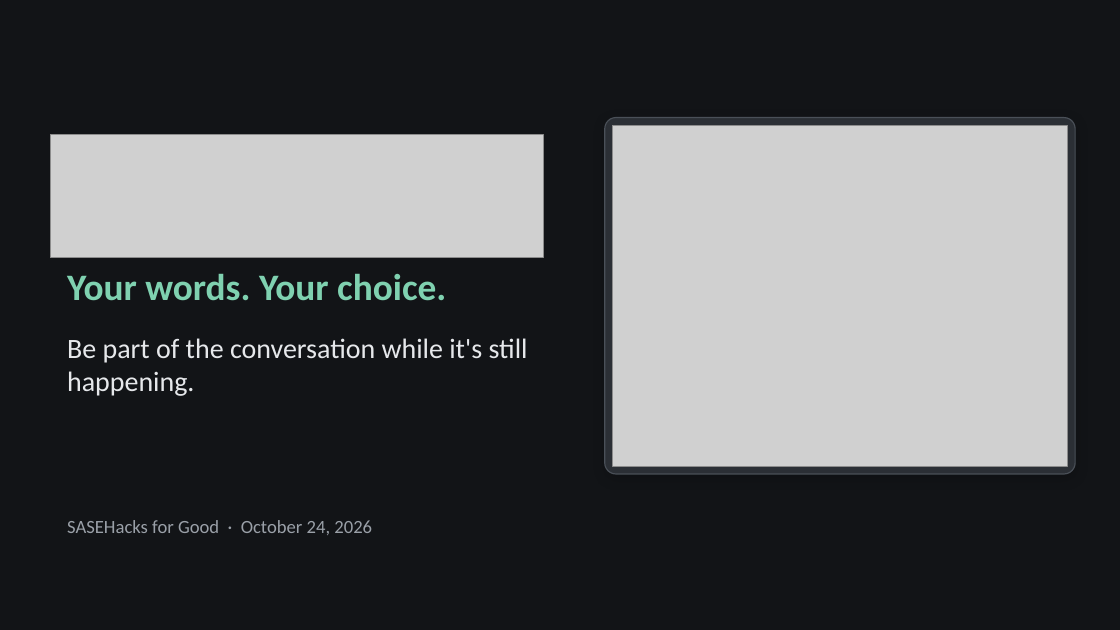
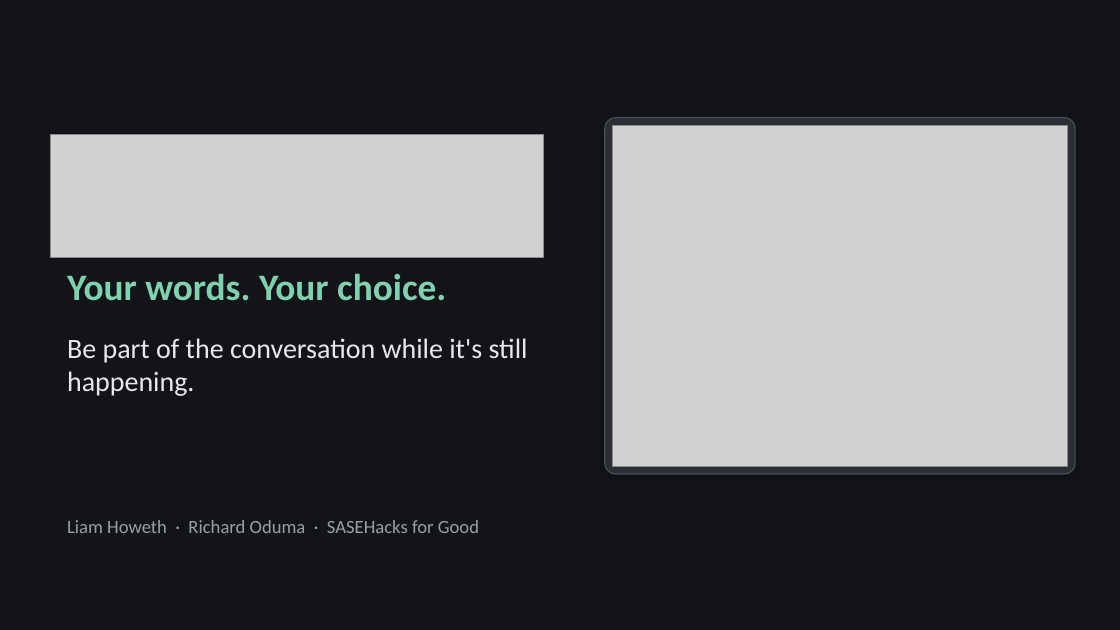
Before and after one commit to LiamHoweth/HACKATHON, a slide deck: slide 1 of docs/deck/final/Still_Here_Final.pptx. Drawn at 1120x630 pixels with LibreOffice and Linux fonts; fonts in the diff are those of the drawing; grey boxes stand for pictures. Boxes give left, top, right and bottom in pixels: in the first picture for what was removed or moved away, otherwise in the second. Text is boxed around its words. In the diff, an @@ line names an element or a change of style, - is before the commit and + after.

```diff
--- a/docs/deck/final/Still_Here_Final.pptx
+++ b/docs/deck/final/Still_Here_Final.pptx
@@ text at box(67, 520, 479, 533): text changed @@
-SASEHacks for Good · October 24, 2026
+Liam Howeth · Richard Oduma · SASEHacks for Good
```
Also in this commit, not shown: 6 other files.
